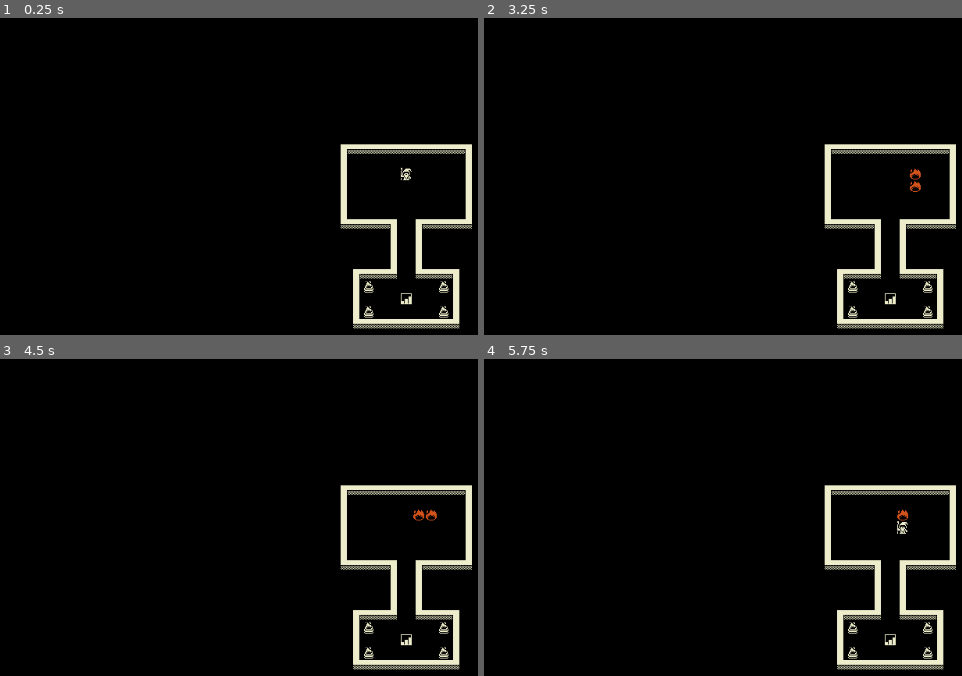
Above: before the commit, frames 1-4 (two rows, left to right).
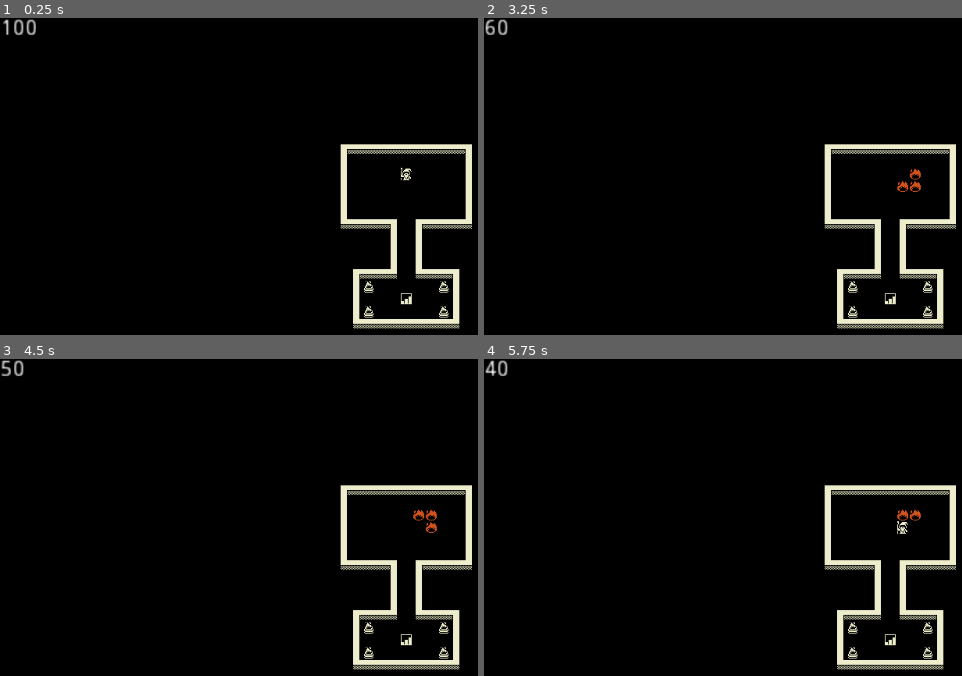
Above: after the commit, the same moments.

Repository: mattherman/7drl-2020
Game: Godot game, scene res://Main.tscn
The game is run twice, just before and just after one commit, with the same random seed, the same clock (stepped at 60 frames per second) and the same inputs.
Inputs:
- Up to frame 1 (0.25 s): no input
- Up to frame 2 (3.25 s): tap Enter (ui_accept) at 0.5, 0.77, 1.25, 1.52, 2, 2.75, 3.02 s; hold Right (ui_right) 0.53-1.28 s; hold Z (cast_1) 0.53-1.28 s; hold Down (ui_down) 1.28-2.03 s; tap Z (cast_1) at 1.35, 2.85 s; hold Right (ui_right) 2.03-2.78 s; hold Z (cast_1) 2.03-2.78 s; hold Up (ui_up) from 2.78 s (still down)
- Up to frame 3 (4.5 s): tap Enter (ui_accept) at 3.5, 3.77, 4.25 s; release Up (ui_up) at 3.53 s; hold Z (cast_1) 3.53-4.28 s; hold Left (ui_left) from 3.53 s (still down); tap Z (cast_1) at 4.35 s
- Up to frame 4 (5.75 s): tap Enter (ui_accept) at 4.52 s; release Left (ui_left) at 5.03 s; hold Down (ui_down) from 5.03 s (still down); hold Z (cast_1) from 5.03 s (still down)

The runs differ from the first frame. In frame 1, 0.2% of the frame differs, in the area x 0-8%, y 0-6%; in frame 2, 0.2%, in the area x 0-89%, y 0-55%; in frame 3, 0.2%; in frame 4, 0.2%.

Commit message:
Updated fire to damage player and displayed health

Diff:
--- a/Fire.gd
+++ b/Fire.gd
@@ -6,6 +6,10 @@
 	add_to_group("effects")
 
 func tick():
-	remaining_ticks -= 1
 	if remaining_ticks <= 0:
 		queue_free()
+	remaining_ticks -= 1
+
+func _on_Fire_area_entered(area):
+	if area.is_in_group("can_receive_damage"):
+		area.damage_received(10)
--- a/Fire.tscn
+++ b/Fire.tscn
@@ -18,3 +18,4 @@
 
 [node name="CollisionShape2D" type="CollisionShape2D" parent="."]
 shape = SubResource( 1 )
+[connection signal="area_entered" from="." to="." method="_on_Fire_area_entered"]
--- /dev/null
+++ b/HUD.gd
@@ -0,0 +1,7 @@
+extends CanvasLayer
+
+func _ready():
+	pass # Replace with function body.
+
+func update_health(health):
+	$HealthLabel.text = str(health)
--- /dev/null
+++ b/HUD.tscn
@@ -0,0 +1,15 @@
+[gd_scene load_steps=2 format=2]
+
+[ext_resource path="res://HUD.gd" type="Script" id=1]
+
+[node name="HUD" type="CanvasLayer"]
+script = ExtResource( 1 )
+
+[node name="HealthLabel" type="Label" parent="."]
+margin_right = 40.0
+margin_bottom = 14.0
+rect_scale = Vector2( 2, 2 )
+text = "100"
+__meta__ = {
+"_edit_use_anchors_": false
+}
--- a/Main.gd
+++ b/Main.gd
@@ -6,3 +6,6 @@
 func _on_Player_action_completed():
 	get_tree().call_group("effects", "tick")
 	$Player.activate()
+
+func _on_Player_damage_received(new_health):
+	$HUD.update_health(new_health)
--- a/Main.tscn
+++ b/Main.tscn
@@ -1,8 +1,9 @@
-[gd_scene load_steps=4 format=2]
+[gd_scene load_steps=5 format=2]
 
 [ext_resource path="res://Player.tscn" type="PackedScene" id=1]
 [ext_resource path="res://TileMap.tscn" type="PackedScene" id=2]
 [ext_resource path="res://Main.gd" type="Script" id=3]
+[ext_resource path="res://HUD.tscn" type="PackedScene" id=4]
 
 [node name="Main" type="Node"]
 script = ExtResource( 3 )
@@ -21,4 +22,7 @@
 
 [node name="StartPosition" type="Position2D" parent="."]
 position = Vector2( 512, 192 )
+
+[node name="HUD" parent="." instance=ExtResource( 4 )]
 [connection signal="action_completed" from="Player" to="." method="_on_Player_action_completed"]
+[connection signal="damage_received" from="Player" to="." method="_on_Player_damage_received"]
--- a/Player.gd
+++ b/Player.gd
@@ -1,16 +1,23 @@
 extends Area2D
+
+class_name Player
 
 onready var Target = preload("res://Target.tscn")
 onready var Fire = preload("res://Fire.tscn")
 
 signal action_completed
+signal damage_received
+
 var tile_size = Constants.TILE_SIZE
 var inputs = Constants.INPUTS
 
 enum {STATE_IDLE, STATE_ACTIVE, STATE_TARGETING}
 var state = STATE_ACTIVE
 
+var health = 100
+
 func _ready():
+	add_to_group("can_receive_damage")
 	hide()
 
 func start(pos):
@@ -56,3 +63,7 @@
 	state = STATE_IDLE
 	print("emit: action_completed")
 	emit_signal("action_completed")
+
+func damage_received(damage):
+	health = max(health - damage, 0)
+	emit_signal("damage_received", health)
--- a/TileMap.tscn
+++ b/TileMap.tscn
@@ -1,6 +1,9 @@
 [gd_scene load_steps=16 format=2]
 
 [ext_resource path="res://art/building_tileset.png" type="Texture" id=1]
+
+[sub_resource type="ConvexPolygonShape2D" id=1]
+points = PoolVector2Array( 0, 0, 16, 0, 16, 16, 0, 16 )
 
 [sub_resource type="ConvexPolygonShape2D" id=2]
 points = PoolVector2Array( 0, 0, 16, 0, 16, 16, 0, 16 )
@@ -38,10 +41,7 @@
 [sub_resource type="ConvexPolygonShape2D" id=13]
 points = PoolVector2Array( 0, 0, 16, 0, 16, 16, 0, 16 )
 
-[sub_resource type="ConvexPolygonShape2D" id=14]
-points = PoolVector2Array( 0, 0, 16, 0, 16, 16, 0, 16 )
-
-[sub_resource type="TileSet" id=1]
+[sub_resource type="TileSet" id=14]
 0/name = "building_tileset.png 0"
 0/texture = ExtResource( 1 )
 0/tex_offset = Vector2( 0, 0 )
@@ -78,10 +78,16 @@
 "autotile_coord": Vector2( 0, 2 ),
 "one_way": false,
 "one_way_margin": 1.0,
+"shape": SubResource( 1 ),
+"shape_transform": Transform2D( 1, 0, 0, 1, 0, 0 )
+}, {
+"autotile_coord": Vector2( 1, 2 ),
+"one_way": false,
+"one_way_margin": 1.0,
 "shape": SubResource( 2 ),
 "shape_transform": Transform2D( 1, 0, 0, 1, 0, 0 )
 }, {
-"autotile_coord": Vector2( 1, 2 ),
+"autotile_coord": Vector2( 2, 2 ),
 "one_way": false,
 "one_way_margin": 1.0,
 "shape": SubResource( 3 ),
@@ -93,71 +99,65 @@
 "shape": SubResource( 4 ),
 "shape_transform": Transform2D( 1, 0, 0, 1, 0, 0 )
 }, {
-"autotile_coord": Vector2( 2, 2 ),
+"autotile_coord": Vector2( 3, 2 ),
 "one_way": false,
 "one_way_margin": 1.0,
 "shape": SubResource( 5 ),
 "shape_transform": Transform2D( 1, 0, 0, 1, 0, 0 )
 }, {
-"autotile_coord": Vector2( 3, 2 ),
+"autotile_coord": Vector2( 4, 2 ),
 "one_way": false,
 "one_way_margin": 1.0,
 "shape": SubResource( 6 ),
 "shape_transform": Transform2D( 1, 0, 0, 1, 0, 0 )
 }, {
-"autotile_coord": Vector2( 4, 2 ),
+"autotile_coord": Vector2( 5, 2 ),
 "one_way": false,
 "one_way_margin": 1.0,
 "shape": SubResource( 7 ),
 "shape_transform": Transform2D( 1, 0, 0, 1, 0, 0 )
 }, {
-"autotile_coord": Vector2( 5, 2 ),
+"autotile_coord": Vector2( 6, 2 ),
 "one_way": false,
 "one_way_margin": 1.0,
 "shape": SubResource( 8 ),
 "shape_transform": Transform2D( 1, 0, 0, 1, 0, 0 )
 }, {
-"autotile_coord": Vector2( 6, 2 ),
+"autotile_coord": Vector2( 7, 2 ),
 "one_way": false,
 "one_way_margin": 1.0,
 "shape": SubResource( 9 ),
 "shape_transform": Transform2D( 1, 0, 0, 1, 0, 0 )
 }, {
-"autotile_coord": Vector2( 7, 2 ),
+"autotile_coord": Vector2( 8, 2 ),
 "one_way": false,
 "one_way_margin": 1.0,
 "shape": SubResource( 10 ),
 "shape_transform": Transform2D( 1, 0, 0, 1, 0, 0 )
 }, {
-"autotile_coord": Vector2( 8, 2 ),
+"autotile_coord": Vector2( 9, 2 ),
 "one_way": false,
 "one_way_margin": 1.0,
 "shape": SubResource( 11 ),
 "shape_transform": Transform2D( 1, 0, 0, 1, 0, 0 )
 }, {
-"autotile_coord": Vector2( 9, 2 ),
+"autotile_coord": Vector2( 10, 2 ),
 "one_way": false,
 "one_way_margin": 1.0,
 "shape": SubResource( 12 ),
 "shape_transform": Transform2D( 1, 0, 0, 1, 0, 0 )
 }, {
-"autotile_coord": Vector2( 10, 2 ),
+"autotile_coord": Vector2( 11, 2 ),
 "one_way": false,
 "one_way_margin": 1.0,
 "shape": SubResource( 13 ),
-"shape_transform": Transform2D( 1, 0, 0, 1, 0, 0 )
-}, {
-"autotile_coord": Vector2( 11, 2 ),
-"one_way": false,
-"one_way_margin": 1.0,
-"shape": SubResource( 14 ),
 "shape_transform": Transform2D( 1, 0, 0, 1, 0, 0 )
 } ]
 1/z_index = 0
 
 [node name="TileMap" type="TileMap"]
 position = Vector2( -64, 16 )
-tile_set = SubResource( 1 )
+tile_set = SubResource( 14 )
 cell_size = Vector2( 16, 16 )
 format = 1
 tile_data = PoolIntArray( 589855, 1, 131075, 589856, 1, 131072, 589857, 1, 131072, 589858, 1, 131072, 589859, 1, 131072 …(1156 unchanged characters)…
--- a/project.godot
+++ b/project.godot
@@ -8,9 +8,14 @@
 
 config_version=4
 
-_global_script_classes=[  ]
+_global_script_classes=[ {
+"base": "Area2D",
+"class": "Player",
+"language": "GDScript",
+"path": "res://Player.gd"
+} ]
 _global_script_class_icons={
-
+"Player": ""
 }
 
 [application]
